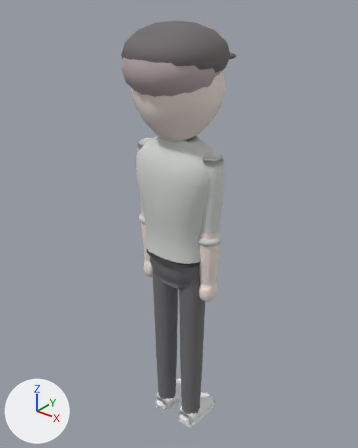
What one commit did to the glTF model assets/roster/models/alleksya_a.glb.
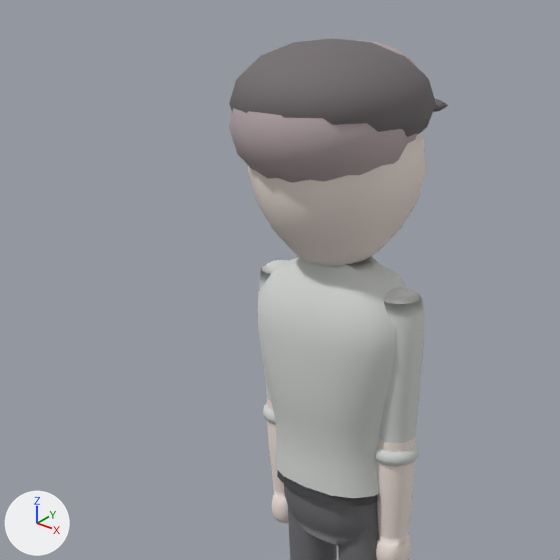
Old and new are each drawn whole from a 50 mm lens placed at (1.242, -1.55, 2.074), pointed at (-0.043, 0.057, 1.078) and again close up on the part from 0% to 83% of the width and 0% to 66% of the height. The lights are fixed; the arrows at lower left show +X, +Y and +Z. The older version's two pictures come first. Vertices at exactly the same position are counted once.

Before the edit, the objects in view are built like this:
```python
me_mesh_0 = bpy.data.meshes.new('Mesh_0')
me_mesh_0.from_pydata(...)  # 3928 vertices, 7316 faces; spans x -0.22..0.22, y -0.23..0.28, z -0.01..1.95
me_mesh_0.materials.append(mat_material_0)
ob_body = bpy.data.objects.new('Body', me_mesh_0)
ob_body.location = (0.0, 0.0, 0.0)
```
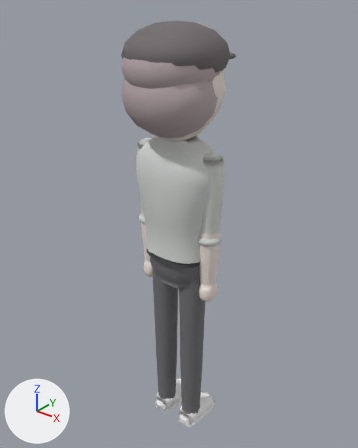
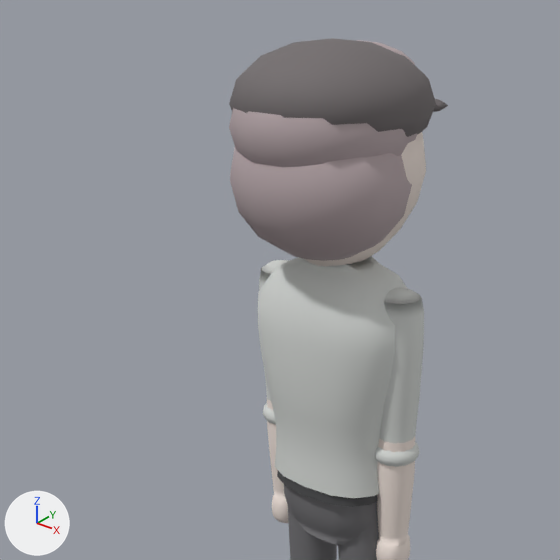
Patch to the scene script:
```diff
--- a/assets/roster/models/alleksya_a.glb.py
+++ b/assets/roster/models/alleksya_a.glb.py
@@ me_mesh_0 @@
 # used by ob_body; location = (0.0, 0.0, 0.0)
-me_mesh_0.from_pydata(...)  # 3928 vertices, 7316 faces; spans x -0.22..0.22, y -0.23..0.28, z -0.01..1.95
+me_mesh_0.from_pydata(...)  # 4035 vertices, 7526 faces; spans x -0.22..0.22, y -0.23..0.28, z -0.01..1.95
+# me_mesh_0 part 1: the loose piece of 107 vertices spanning x -0.19..0.19, y -0.23..0.14, z 1.66..1.93 is copied, and the copy is scaled about its middle by (1.05, 0.861, 1.19), then moved by (0.0, -0.02, -0.11); it spans x -0.2..0.2, y -0.22..0.1, z 1.52..1.85
 me_mesh_0.materials.append(mat_material_0)
```

Changed parts and their boxes (x1, y1, x2, y2) in the close-ups (560 x 560 px):
part 1 of me_mesh_0, added: after (230, 148, 412, 261)
